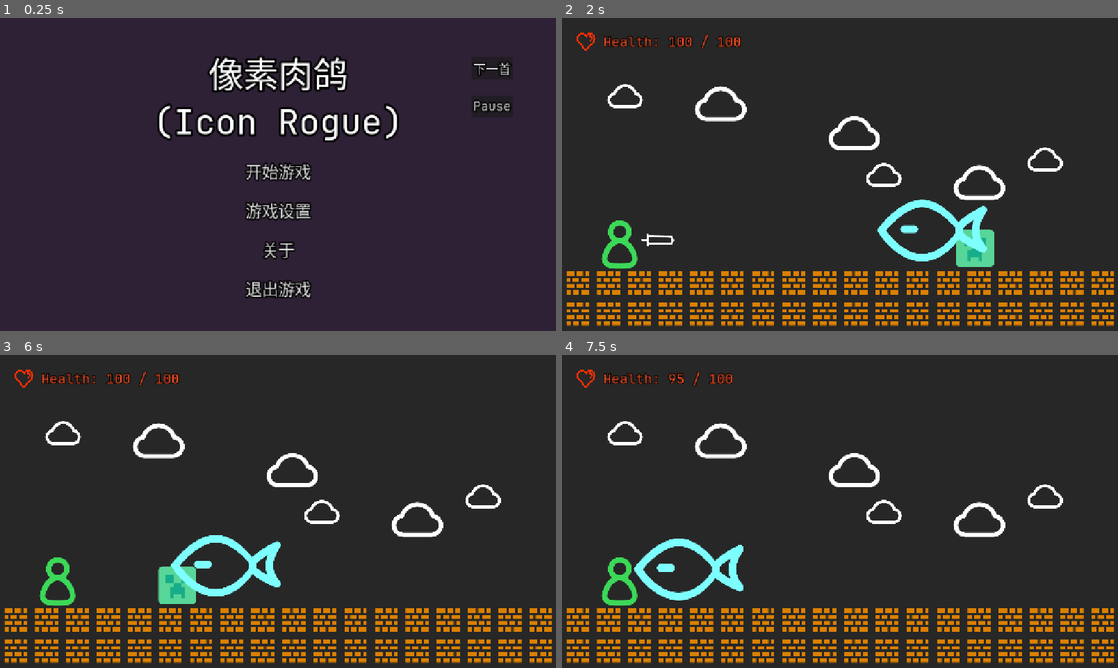
Above: before the commit, frames 1-4 (two rows, left to right).
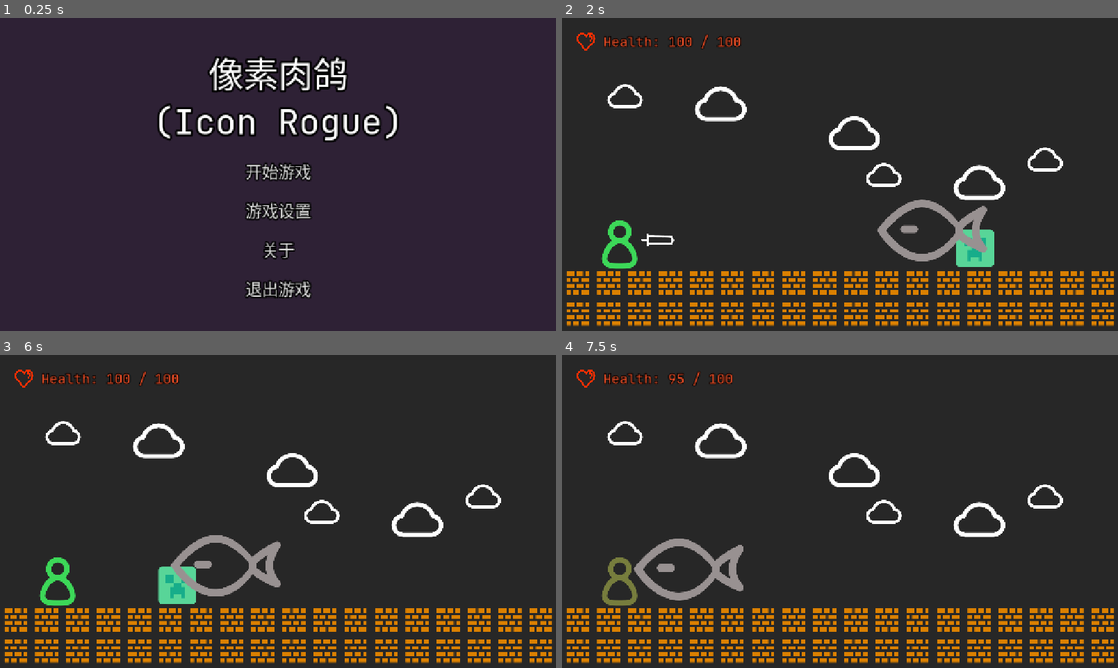
Above: after the commit, the same moments.

Repository: qingzhixing/Icon-Rogue
Game: Godot game, scene res://scene/start_page.tscn
The game is run twice, just before and just after one commit, with the same random seed, the same clock (stepped at 60 frames per second) and the same inputs.
Inputs:
- Up to frame 1 (0.25 s): no input
- Up to frame 2 (2 s): click "开始游戏" at 0.5 s
- Up to frame 3 (6 s): no input
- Up to frame 4 (7.5 s): no input

The runs differ from the first frame. In frame 1, 0.4% of the frame differs, in the area x 84-93%, y 14-31%; in frame 2, 1.3%; in frame 3, 1.3%; in frame 4, 1.8%, in the area x 7-33%, y 58-81%.

Commit message:
🎠 受击特效变色完成

Diff:
--- a/assets/sprite/entity/enemy/creeper.tscn
+++ b/assets/sprite/entity/enemy/creeper.tscn
@@ -1,7 +1,8 @@
-[gd_scene load_steps=9 format=3 uid="uid://bamq47f6ekvtv"]
+[gd_scene load_steps=10 format=3 uid="uid://bamq47f6ekvtv"]
 
 [ext_resource type="Script" uid="uid://cnoj6jxmts4ix" path="res://script/entity/enemy/creeper.gd" id="1_4gd27"]
 [ext_resource type="Script" uid="uid://cy0co16ydd3w" path="res://script/entity/enemy/enemy_entity.gd" id="1_bkgrr"]
+[ext_resource type="PackedScene" uid="uid://dc3f34qfqtswh" path="res://scene/animation node/injured_effect.tscn" id="2_2qe4e"]
 [ext_resource type="Script" uid="uid://bd1oxv0hkmcqm" path="res://script/entity/entity_data.gd" id="2_ugl7j"]
 [ext_resource type="Texture2D" uid="uid://d1eyo3ppyofbf" path="res://assets/sprite/entity/enemy/creeper.png" id="3_ugl7j"]
 
@@ -24,6 +25,8 @@
 can_sleep = false
 lock_rotation = true
 script = ExtResource("1_4gd27")
+
+[node name="Injured Effect" parent="." instance=ExtResource("2_2qe4e")]
 
 [node name="EnemyEntity" type="Node" parent="."]
 script = ExtResource("1_bkgrr")
--- a/assets/sprite/entity/enemy/fish.tscn
+++ b/assets/sprite/entity/enemy/fish.tscn
@@ -1,7 +1,8 @@
-[gd_scene load_steps=8 format=3 uid="uid://disiro1pn17a"]
+[gd_scene load_steps=9 format=3 uid="uid://disiro1pn17a"]
 
 [ext_resource type="Texture2D" uid="uid://oe1qhihwu6kt" path="res://assets/sprite/entity/enemy/Fish.png" id="1_arv1m"]
 [ext_resource type="Script" uid="uid://bpwgat4hfple5" path="res://script/entity/enemy/fish.gd" id="1_bqoj2"]
+[ext_resource type="PackedScene" uid="uid://dc3f34qfqtswh" path="res://scene/animation node/injured_effect.tscn" id="2_krajm"]
 [ext_resource type="Script" uid="uid://cy0co16ydd3w" path="res://script/entity/enemy/enemy_entity.gd" id="2_xnddo"]
 [ext_resource type="Script" uid="uid://bd1oxv0hkmcqm" path="res://script/entity/entity_data.gd" id="3_xnddo"]
 
@@ -24,6 +25,8 @@
 can_sleep = false
 lock_rotation = true
 script = ExtResource("1_bqoj2")
+
+[node name="Injured Effect" parent="." instance=ExtResource("2_krajm")]
 
 [node name="EnemyEntity" type="Node" parent="."]
 script = ExtResource("2_xnddo")
--- a/assets/sprite/entity/player.tscn
+++ b/assets/sprite/entity/player.tscn
@@ -1,8 +1,9 @@
-[gd_scene load_steps=6 format=3 uid="uid://dbr1d3ag3is1e"]
+[gd_scene load_steps=10 format=3 uid="uid://dbr1d3ag3is1e"]
 
 [ext_resource type="Texture2D" uid="uid://dcifdlgr6dggr" path="res://assets/sprite/entity/player.png" id="1_3up65"]
 [ext_resource type="Script" uid="uid://b4bvbt88nibg7" path="res://script/entity/player/player_controller.gd" id="1_5nvlc"]
 [ext_resource type="Script" uid="uid://bd1oxv0hkmcqm" path="res://script/entity/entity_data.gd" id="2_hcyir"]
+[ext_resource type="PackedScene" uid="uid://dc3f34qfqtswh" path="res://scene/animation node/injured_effect.tscn" id="4_23v66"]
 
 [sub_resource type="CapsuleShape2D" id="CapsuleShape2D_i8ryp"]
 radius = 24.0
@@ -11,6 +12,43 @@
 [sub_resource type="CapsuleShape2D" id="CapsuleShape2D_u6xtk"]
 radius = 24.0
 height = 96.0
+
+[sub_resource type="Animation" id="Animation_hcyir"]
+resource_name = "injured"
+length = 0.1
+tracks/0/type = "value"
+tracks/0/imported = false
+tracks/0/enabled = true
+tracks/0/path = NodePath(".:modulate")
+tracks/0/interp = 1
+tracks/0/loop_wrap = true
+tracks/0/keys = {
+"times": PackedFloat32Array(0, 0.0333333, 0.1),
+"transitions": PackedFloat32Array(0.196146, 28.84, 1),
+"update": 0,
+"values": [Color(0.234074, 0.846801, 0.347261, 1), Color(0.569206, 0, 0.0720483, 1), Color(0.234074, 0.846801, 0.347261, 1)]
+}
+
+[sub_resource type="Animation" id="Animation_23v66"]
+length = 0.001
+tracks/0/type = "value"
+tracks/0/imported = false
+tracks/0/enabled = true
+tracks/0/path = NodePath(".:modulate")
+tracks/0/interp = 1
+tracks/0/loop_wrap = true
+tracks/0/keys = {
+"times": PackedFloat32Array(0),
+"transitions": PackedFloat32Array(1),
+"update": 0,
+"values": [Color(0.234074, 0.846801, 0.347261, 1)]
+}
+
+[sub_resource type="AnimationLibrary" id="AnimationLibrary_pvveg"]
+_data = {
+&"RESET": SubResource("Animation_23v66"),
+&"injured": SubResource("Animation_hcyir")
+}
 
 [node name="Player" type="RigidBody2D"]
 modulate = Color(0.234074, 0.846801, 0.347261, 1)
@@ -44,6 +82,13 @@
 wait_time = 0.3
 one_shot = true
 
+[node name="AnimationPlayer" type="AnimationPlayer" parent="."]
+libraries = {
+&"": SubResource("AnimationLibrary_pvveg")
+}
+
+[node name="Injured Effect" parent="." instance=ExtResource("4_23v66")]
+
 [connection signal="on_damaged" from="EntityData" to="." method="on_damaged"]
 [connection signal="on_death" from="EntityData" to="." method="on_death"]
 [connection signal="area_entered" from="Entity Area" to="." method="on_area_entered"]
--- /dev/null
+++ b/scene/animation node/injured_effect.gd
@@ -0,0 +1,25 @@
+extends Node
+class_name InjuredEffect
+@onready var parent: Node2D = $".."
+@onready var animation_timer: Timer = $"Animation Timer"
+
+const max_effect_rate = 0.5;
+const effect_lasts_time = 0.15;
+
+var original_modulate: Color = Color.WHITE;
+
+func _ready() -> void:
+	original_modulate = parent.modulate;
+	animation_timer.wait_time = effect_lasts_time;
+
+func calculate_animation_process() -> float:
+	return 1 - animation_timer.time_left / animation_timer.wait_time;
+
+func display_effect() -> void:
+	if animation_timer.time_left > 0:
+		return ;
+	parent.modulate = lerp(original_modulate, Color.FIREBRICK, min(max_effect_rate, calculate_animation_process()));
+	animation_timer.start();
+
+func _on_animation_timer_timeout() -> void:
+	parent.modulate = original_modulate;
--- /dev/null
+++ b/scene/animation node/injured_effect.tscn
@@ -0,0 +1,12 @@
+[gd_scene load_steps=2 format=3 uid="uid://dc3f34qfqtswh"]
+
+[ext_resource type="Script" uid="uid://cyri0asbisb05" path="res://scene/animation node/injured_effect.gd" id="1_4yege"]
+
+[node name="Injured Effect" type="Node"]
+script = ExtResource("1_4yege")
+
+[node name="Animation Timer" type="Timer" parent="."]
+wait_time = 0.1
+one_shot = true
+
+[connection signal="timeout" from="Animation Timer" to="." method="_on_animation_timer_timeout"]
--- a/scene/game_scene.tscn
+++ b/scene/game_scene.tscn
@@ -49,7 +49,6 @@
 script = ExtResource("1_w3nls")
 
 [node name="Game State Overlay" type="MarginContainer" parent="HoverUI"]
-visible = false
 offset_right = 1152.0
 offset_bottom = 648.0
 theme_override_constants/margin_left = 30
@@ -127,6 +126,7 @@
 
 [node name="Game Menu Overlay" type="Control" parent="HoverUI"]
 process_mode = 3
+visible = false
 layout_mode = 3
 anchors_preset = 0
 script = ExtResource("5_lonp8")
--- a/scene/start_page.tscn
+++ b/scene/start_page.tscn
@@ -66,6 +66,7 @@
 flat = true
 
 [node name="Button_nxt_bgm" type="Button" parent="."]
+visible = false
 offset_left = 976.0
 offset_top = 80.0
 offset_right = 1062.0
@@ -75,6 +76,7 @@
 text = "下一首"
 
 [node name="Button_pause_bgm" type="Button" parent="."]
+visible = false
 offset_left = 976.0
 offset_top = 160.0
 offset_right = 1062.0
--- a/script/entity/enemy/creeper.gd
+++ b/script/entity/enemy/creeper.gd
@@ -1,4 +1,6 @@
 class_name Creeper extends Enemy
+
+@onready var injured_effect: InjuredEffect = $"Injured Effect"
 
 @export var can_explode = true;
 
@@ -10,6 +12,7 @@
 
 func on_damaged(_damage: int, _source: EntityData) -> void:
 	SoundPlayer.play_sfx("enemy/creeper/say" + str(randi() % 4 + 1) + ".ogg");
+	injured_effect.display_effect();
 
 
 func on_explode_entered(area: Area2D) -> void:
--- a/script/entity/enemy/fish.gd
+++ b/script/entity/enemy/fish.gd
@@ -1,7 +1,10 @@
 class_name Fish extends Enemy
+
+@onready var injured_effect: InjuredEffect = $"Injured Effect"
 
 func on_damaged(_damage: int, _source: EntityData) -> void:
 	SoundPlayer.play_sfx("enemy/enemy_injured.ogg");
+	injured_effect.display_effect();
 
 
 func on_death() -> void:
--- a/script/entity/player/player_controller.gd
+++ b/script/entity/player/player_controller.gd
@@ -4,6 +4,7 @@
 @onready var entity_data: EntityData = $EntityData
 @onready var hover_ui: UIController = %HoverUI
 @onready var game_controller: Node = %GameController
+@onready var injured_effect: InjuredEffect = $"Injured Effect"
 
 func _ready():
 	hover_ui.update_player_health_display(entity_data);
@@ -27,6 +28,7 @@
 
 func on_damaged(_damage: int, _source: EntityData) -> void:
 	SoundPlayer.play_sfx("injured/hurt" + str(randi() % 2 + 1) + ".ogg", 0.5);
+	injured_effect.display_effect();
 	hover_ui.update_player_health_display(entity_data);
 
 func respawn():
Not shown, added: scene/animation node/injured_effect.gd.uid
